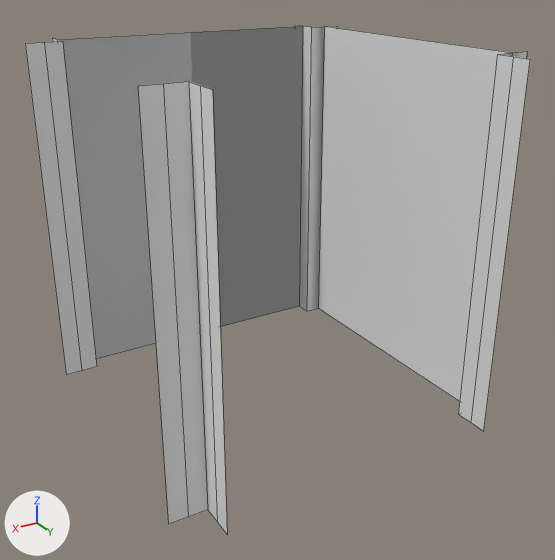
The FBX model FGJ26/Assets/models/asset-wall-corner.fbx, before and after one commit.
The view is the same before and after, from a 50 mm lens placed at (2.03, 3.5, 2.46), pointed at (0.0, 0.12, 0.76). Lighting does not change. The marker at lower left points along +X, +Y and +Z. Mesh edges are drawn as thin lines.

In view in the first picture: 'asset-wall-corner'.
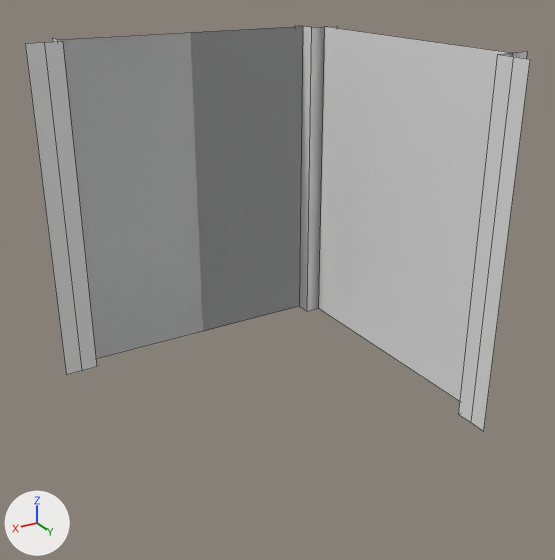
The newer file is also turned or shifted as a whole; pictures and numbers use the older file's frame.

The change, as a diff of the scene's bpy script:
```diff
--- a/FGJ26/Assets/models/asset-wall-corner.fbx.py
+++ b/FGJ26/Assets/models/asset-wall-corner.fbx.py
@@ me_asset_wall_corner @@
 me_asset_wall_corner.from_pydata(...)  # 40 vertices, 18 faces; spans x -1.0..1.0, y -1.0..1.0, z 0.0..2.0
 # used by ob_asset_wall_corner; location = (0.0, 0.0, 0.0)
+# me_asset_wall_corner part 1: the loose piece of 10 vertices spanning x 0.8..1.0, y 0.8..1.0, z 0.0..2.0 is deleted
 me_asset_wall_corner.materials.append(mat_material)
```

Location of each change, (x1, y1, x2, y2) in pixels of the pictures (555 x 560 px):
'asset-wall-corner', reshaped (20% shorter)
    before: (25, 25, 530, 534)
    after: (25, 25, 530, 431)
part 1 of me_asset_wall_corner, deleted
    before: (138, 82, 227, 534)
